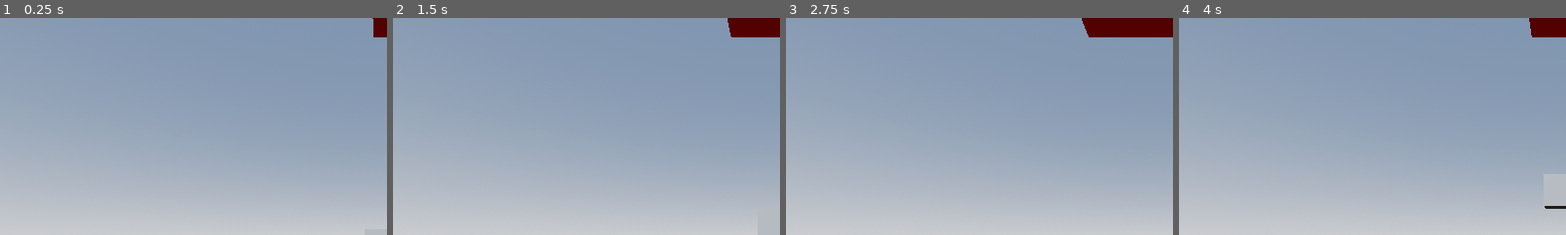
Above: before the commit, frames 1-4 (left to right).
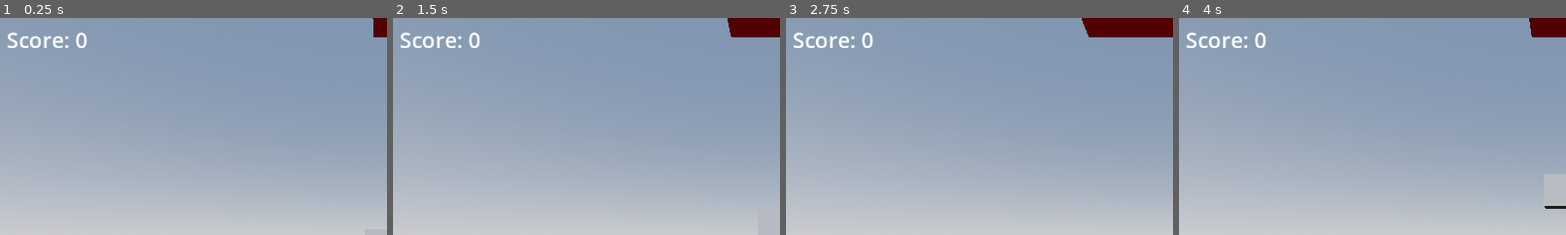
Above: after the commit, the same moments.

Repository: Trouperton/Floppy-Disk-Godot
Game: Godot game, scene res://scenes/Test_Level.tscn
Same seed, same stepped clock (60 frames per second), same inputs: the game is played once before the commit and once after it. The project has no main scene, so this scene is started directly.
Inputs:
- Up to frame 1 (0.25 s): no input
- Up to frame 2 (1.5 s): tap Enter (ui_accept) at 0.5, 0.77 s
- Up to frame 3 (2.75 s): tap Enter (ui_accept) at 1.52 s
- Up to frame 4 (4 s): tap Enter (ui_accept) at 3.02, 3.77 s
The pictures show only the part of the screen within x 1-51%, y 0-50%; the shares and areas given below are measured in that part.

The runs differ from the first frame. In frame 1, 0.6% of the frame differs, in the area x 2-23%, y 6-14%; in frame 2, 0.6%; in frame 3, 0.6%; in frame 4, 0.6%.

Commit message:
Added a check that will be used to add points to the score.
Added area3Ds to the segments that have a script that checks if they player entered the threshold and if they did delete itself. Will later add some way for them to add to the score.

Also created a player group to accommodate this to avoid triggering incorrectly.

Diff:
--- /dev/null
+++ b/code/scripts/ScoreThreshold.gd
@@ -0,0 +1,24 @@
+extends Area3D
+
+
+# Called when the node enters the scene tree for the first time.
+func _ready() -> void:
+	pass # Replace with function body.
+
+
+# Called every frame. 'delta' is the elapsed time since the previous frame.
+func _process(delta: float) -> void:
+	pass
+
+
+func _on_area_entered(area: Area3D) -> void:
+	print("Threshold reached")
+	print(Area3D.name)
+	pass # Replace with function body.
+
+func _on_body_entered(body: Node3D) -> void:
+	for group in body.get_groups():
+		if group == "player":
+			print("score +1")
+			self.queue_free()
+	pass # Replace with function body.
--- a/project.godot
+++ b/project.godot
@@ -17,6 +17,7 @@
 [global_group]
 
 obstacle="Cause the player to lose if collided with."
+player=""
 
 [physics]
 
--- a/scenes/Test_Level.tscn
+++ b/scenes/Test_Level.tscn
@@ -43,7 +43,7 @@
 [node name="TerrainSegment_HighTight" parent="SegmentManager" unique_id=1702239990 instance=ExtResource("3_wkt5j")]
 transform = Transform3D(1, 0, 0, 0, 1, 0, 0, 0, 1, 14, 0, 0)
 
-[node name="CharacterBody3D" type="CharacterBody3D" parent="." unique_id=387661659]
+[node name="CharacterBody3D" type="CharacterBody3D" parent="." unique_id=387661659 groups=["player"]]
 transform = Transform3D(1, 0, 0, 0, 1, 0, 0, 0, 1, 0, 7, 0.5)
 script = ExtResource("3_6r4da")
 
@@ -56,3 +56,20 @@
 [node name="Camera3D" type="Camera3D" parent="." unique_id=1100286366]
 transform = Transform3D(1, 0, 0, 0, 1, 0, 0, 0, 1, 0, 7, 10)
 current = true
+
+[node name="HUD" type="Control" parent="." unique_id=1578123926]
+layout_mode = 3
+anchors_preset = 15
+anchor_right = 1.0
+anchor_bottom = 1.0
+grow_horizontal = 2
+grow_vertical = 2
+
+[node name="ScoreLabel" type="Label" parent="HUD" unique_id=1952512950]
+layout_mode = 0
+offset_left = 20.0
+offset_top = 10.0
+offset_right = 141.0
+offset_bottom = 55.0
+theme_override_font_sizes/font_size = 32
+text = "Score: 0"
--- a/scenes/terrain_segments/TerrainSegment.tscn
+++ b/scenes/terrain_segments/TerrainSegment.tscn
@@ -1,6 +1,10 @@
 [gd_scene format=3 uid="uid://b12h8njnd3dna"]
 
 [ext_resource type="MeshLibrary" uid="uid://cqwiys68401cq" path="res://resources/ML_Prototype.tres" id="1_tp6my"]
+[ext_resource type="Script" uid="uid://p0skfi2qf02d" path="res://code/scripts/ScoreThreshold.gd" id="2_q3rvf"]
+
+[sub_resource type="BoxShape3D" id="BoxShape3D_tp6my"]
+size = Vector3(1, 14, 1)
 
 [node name="TerrainSegment" type="GridMap" unique_id=960714774 groups=["obstacle"]]
 mesh_library = ExtResource("1_tp6my")
@@ -9,3 +13,14 @@
 "cells": PackedInt32Array(-65536, 0, 0, 917504, 0, 0, -65535, 0, 0, 917505, 0, 0, -65534, 0, 0, 917506, 0, 0, -65533, 0 …(195 unchanged characters)…
 }
 metadata/_editor_floor_ = Vector3(0, 0, 0)
+
+[node name="ScoreThreshold" type="Area3D" parent="." unique_id=812442303]
+transform = Transform3D(1, 0, 0, 0, 1, 0, 0, 0, 1, 4.009062, 7.076864, 0)
+script = ExtResource("2_q3rvf")
+
+[node name="CollisionShape3D" type="CollisionShape3D" parent="ScoreThreshold" unique_id=1564840787]
+shape = SubResource("BoxShape3D_tp6my")
+
+[connection signal="area_entered" from="ScoreThreshold" to="ScoreThreshold" method="_on_area_entered"]
+[connection signal="area_shape_entered" from="ScoreThreshold" to="ScoreThreshold" method="_on_area_shape_entered"]
+[connection signal="body_entered" from="ScoreThreshold" to="ScoreThreshold" method="_on_body_entered"]
Not shown, added: code/scripts/ScoreThreshold.gd.uid
